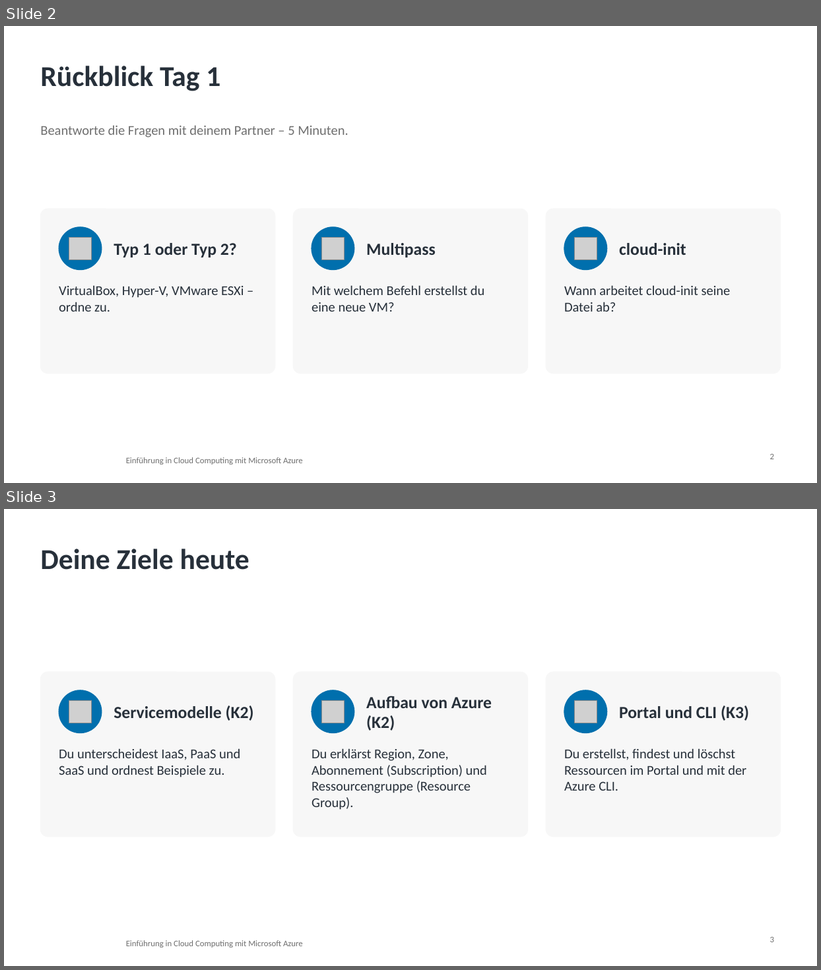
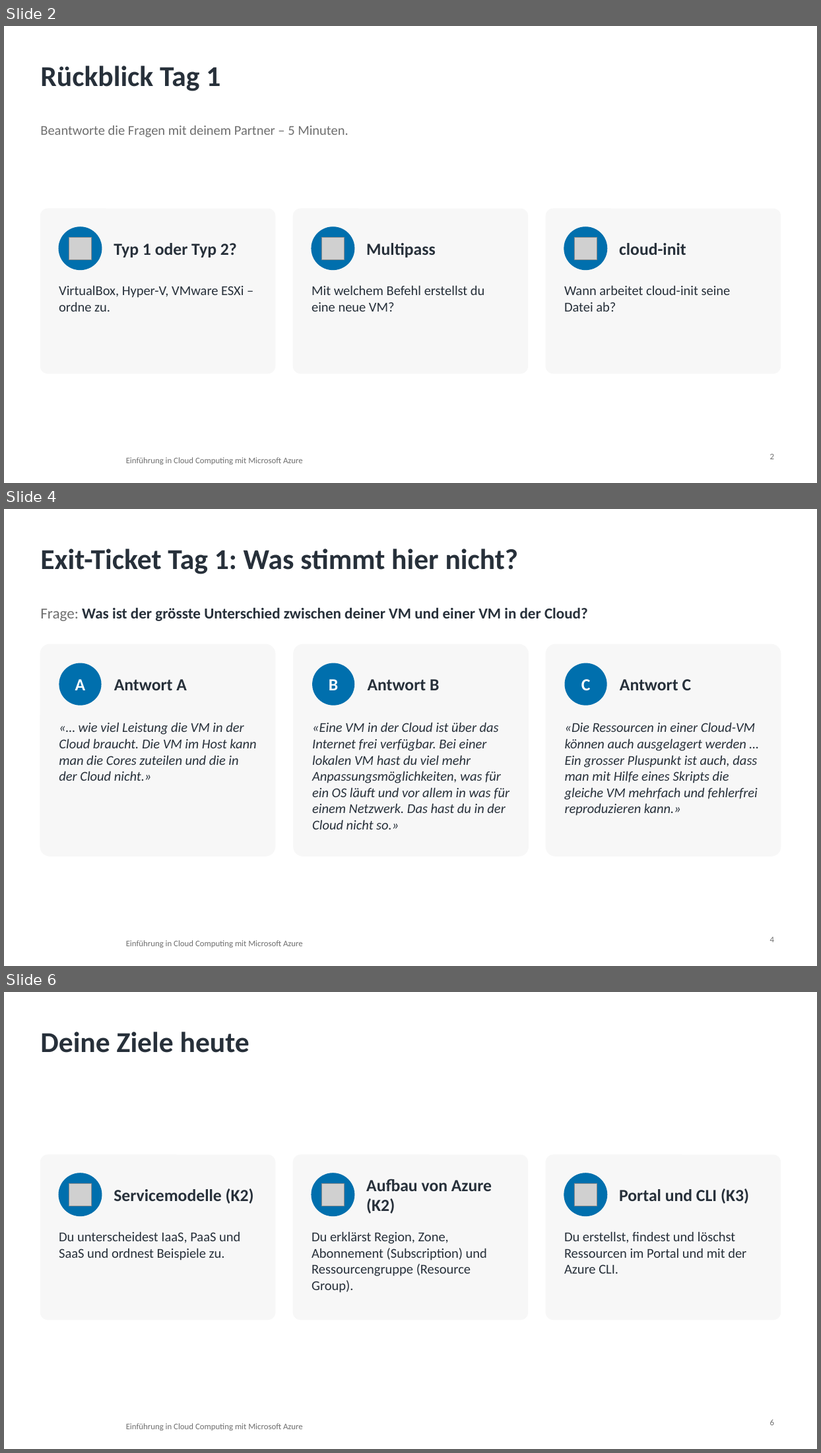
Before and after one commit to pat-teacher/azure-basics-training, a slide deck: praesentationen/tag-2-azure-grundlagen.pptx. Shown one above the other, each under a label of ours: slides 2 and 3 before the commit, slides 2, 4 and 6 after it; the slides between them are not shown. The pictures are 821x970 and 821x1453 pixels, drawn with LibreOffice and Linux fonts; fonts in the diff are those of the drawing; grey boxes stand for pictures; background and template pictures are left out. Boxes give left, top, right and bottom in pixels: in the first picture for what was removed or moved away, otherwise in the second. Text is boxed around its words. In the diff, an @@ line names an element or a change of style, - is before the commit and + after.

```diff
--- a/praesentationen/tag-2-azure-grundlagen.pptx
+++ b/praesentationen/tag-2-azure-grundlagen.pptx
@@ slide 4 added at [4,509,817,966], background #FFFFFF; not listed: 1 template element that a slide beside it also shows @@
@@ title added at [40,549,519,574], 34 pt, text #27303A, bold @@
+Exit-Ticket Tag 1: Was stimmt hier nicht?
@@ text added at [40,607,588,621], 18 pt, text #27303A, bold @@
+Frage: Was ist der grösste Unterschied zwischen deiner VM und einer VM in der Cloud?
@@ rounded rectangle added at [40,644,275,856], fill #F7F7F7, outline #F7F7F7 1 pt @@
@@ rounded rectangle added at [294,644,529,856], fill #F7F7F7, outline #F7F7F7 1 pt @@
@@ rounded rectangle added at [547,644,781,856], fill #F7F7F7, outline #F7F7F7 1 pt @@
@@ ellipse added at [59,663,101,706], fill #006FAD, 20 pt, text #FFFFFF, bold @@
+A
@@ ellipse added at [313,663,354,706], fill #006FAD, 20 pt, text #FFFFFF, bold @@
+B
@@ ellipse added at [564,663,607,706], fill #006FAD, 20 pt, text #FFFFFF, bold @@
+C
@@ text added at [114,679,187,691], 20 pt, text #27303A, bold @@
+Antwort A
@@ text added at [368,679,439,691], 20 pt, text #27303A, bold @@
+Antwort B
@@ text added at [620,679,692,691], 20 pt, text #27303A, bold @@
+Antwort C
@@ text added at [59,722,256,781], 16 pt, text #27303A, italic @@
+«… wie viel Leistung die VM in der Cloud braucht. Die VM im Host kann man die Cores zuteilen und die in der Cloud nicht.»
@@ text added at [312,722,510,830], 16 pt, text #27303A, italic @@
+«Eine VM in der Cloud ist über das Internet frei verfügbar. Bei einer lokalen VM hast du viel mehr Anpassungsmöglichkeiten, was für ein OS läuft und vor allem in was für einem Netzwerk. Das hast du in der Cloud nicht so.»
@@ text added at [565,722,757,816], 16 pt, text #27303A, italic @@
+«Die Ressourcen in einer Cloud-VM können auch ausgelagert werden … Ein grosser Pluspunkt ist auch, dass man mit Hilfe eines Skripts die gleiche VM mehrfach und fehlerfrei reproduzieren kann.»
@@ page number added at [770,937,774,943], 10 pt, text #6F6F6F @@
+4
@@ what was slide 3 is now slide 6 @@
@@ page number at [770,1420,774,1426]: text changed @@
-3
+6
```
Also in this commit, not shown: 2 slides changed, 2 other slides added, 3 other files.
